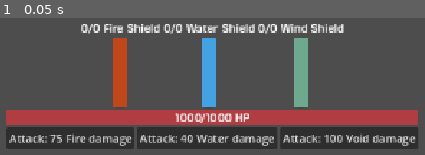
Above: before the commit, frame 1.
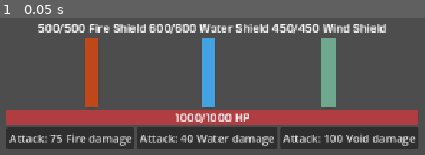
Above: after the commit, the same moment.

Repository: Hazarral/goodnight-Lerax-xathos
Game: Godot game, scene res://canvas_layer.tscn
The game is run twice, just before and just after one commit, with the same random seed, the same clock (stepped at 60 frames per second) and the same inputs.
Inputs:
- Up to frame 1 (0.05 s): no input

The runs differ from the first frame. In frame 1, 11% of the frame differs, in the area x 8-91%, y 4-65%.
Error before the commit: Invalid assignment of property or key 'max_value' with value of type 'int' on a base object of type 'null instance'. (res://test.gd:53)

Commit message:
I will fix entity

Diff:
--- a/canvas_layer.tscn
+++ b/canvas_layer.tscn
@@ -34,14 +34,17 @@
 
 [node name="FireShield" parent="VBoxContainer/Shields" unique_id=1984936909 instance=ExtResource("2_mx0kw")]
 layout_mode = 2
+shield_max_value = 500
 
 [node name="WaterShield" parent="VBoxContainer/Shields" unique_id=63942217 instance=ExtResource("2_mx0kw")]
 layout_mode = 2
 damage_type = 1
+shield_max_value = 600
 
 [node name="WindShield" parent="VBoxContainer/Shields" unique_id=214922995 instance=ExtResource("2_mx0kw")]
 layout_mode = 2
 damage_type = 2
+shield_max_value = 450
 
 [node name="HPBar" type="ProgressBar" parent="VBoxContainer" unique_id=598835160]
 custom_minimum_size = Vector2(100, 20)
--- a/system/entity_template.gd
+++ b/system/entity_template.gd
@@ -12,5 +12,4 @@
 
 @export var max_hp : int
 
-
 @export var max_shields : PackedInt64Array
--- a/system/ui/shield_group.gd
+++ b/system/ui/shield_group.gd
@@ -13,30 +13,20 @@
 
 func _ready() -> void:
 	setup_shield()
-	update_shield_bar()
+	update_shield_bar(shield_max_value)
 
 func setup_shield() -> void:
 	shield_bar.max_value = shield_max_value
 	shield_current_value = shield_max_value
+	shield_bar.value = shield_max_value
 
 	var new_style = StyleBoxFlat.new()
 	new_style.bg_color = Color(DamageAndDoT.get_damage_color_hex(damage_type))
 	shield_bar.add_theme_stylebox_override("fill", new_style)
 
-func damage(incoming_damage : int) -> int:
-	var damage_to_shield : int = mini(shield_current_value, incoming_damage)
-	if damage_to_shield > 0 and shield_current_value <= 0:
-		print("%s shield broken!" % DamageAndDoT.get_damage_type_name(damage_type))
-
-	shield_current_value -= damage_to_shield
-	update_shield_bar()
-
-	# Return the leftover so the caller can apply it to HP
-	return incoming_damage - damage_to_shield
-
 func is_breached() -> bool:
 	return shield_current_value <= 0
 
-func update_shield_bar() -> void:
+func update_shield_bar(new_value : int) -> void:
 	shield_label.text = SHIELD_LABEL_TEXT % [shield_bar.value, shield_bar.max_value, DamageAndDoT.get_damage_type_name(damage_type)]
-	shield_bar.value = shield_current_value
+	shield_bar.value = new_value
--- a/test.gd
+++ b/test.gd
@@ -1,20 +1,6 @@
 extends CanvasLayer
 
 ## Shields
-@onready var fire_shield_label := $VBoxContainer/Shields/FireGroup/FireShieldLabel
-@onready var fire_shield_bar := $VBoxContainer/Shields/FireGroup/FireShield
-@export var max_fire_shield := 500
-@export var current_fire_shield := max_fire_shield
-
-@onready var water_shield_label := $VBoxContainer/Shields/WaterGroup/WaterShieldLabel
-@onready var water_shield_bar := $VBoxContainer/Shields/WaterGroup/WaterShield
-@export var max_water_shield := 700
-@export var current_water_shield := max_water_shield
-
-@onready var wind_shield_label := $VBoxContainer/Shields/WindGroup/WindShieldLabel
-@onready var wind_shield_bar := $VBoxContainer/Shields/WindGroup/WindShield
-@export var max_wind_shield := 1000
-@export var current_wind_shield := max_wind_shield
 
 ## HP
 @onready var hp_bar := $VBoxContainer/HPBar
@@ -39,20 +25,11 @@
 const HP_LABEL_TEXT := "%d/%d HP"
 
 func _ready() -> void:
-	setup_shield_and_hp()
-
-	update_shield_bar(DamageAndDoT.DamageType.FIRE)
-	update_shield_bar(DamageAndDoT.DamageType.WATER)
 	update_hp_bar()
 
 	fire_attack_button.text = "Attack: %d Fire damage" % fire_damage
 	water_attack_button.text = "Attack: %d Water damage" % water_damage
 	void_attack_button.text = "Attack: %d Void damage" % void_damage
-
-func setup_shield_and_hp() -> void:
-	fire_shield_bar.max_value = max_fire_shield
-	water_shield_bar.max_value = max_water_shield
-	hp_bar.max_value = max_hp
 
 func update_hp_bar() -> void:
 	if is_dead:
@@ -62,34 +39,6 @@
 
 	hp_label.text = HP_LABEL_TEXT % [current_hp, max_hp]
 	hp_bar.value = current_hp
-
-func update_shield_bar(damage_type : DamageAndDoT.DamageType) -> void:
-	if is_dead:
-		print("Target already dead! Shield is of no use.")
-		return
-
-	match damage_type:
-		DamageAndDoT.DamageType.FIRE:
-			fire_shield_label.text = FIRE_SHIELD_TEXT % [current_fire_shield, max_fire_shield]
-			fire_shield_bar.value = current_fire_shield
-		DamageAndDoT.DamageType.WATER:
-			water_shield_label.text = WATER_SHIELD_TEXT % [current_water_shield, max_water_shield]
-			water_shield_bar.value = current_water_shield
-		_:
-			print("Other damage not implemented!")
-			return
-
-func is_breached() -> bool:
-	print("This is a mockup Breached detection")
-	if current_fire_shield <= 0:
-		print("Fire shield breached")
-	if current_water_shield <= 0:
-		print("Water shield breached")
-
-	return current_fire_shield <= 0 or current_water_shield <= 0
-
-func has_no_shield() -> bool:
-	return max_fire_shield <= 0 and max_water_shield <= 0
 
 func damage_hp(damage_to_hp : int) -> void:
 	current_hp = maxi(0, current_hp - damage_to_hp)
@@ -103,37 +52,8 @@
 	if is_dead:
 		print("Target already dead! You can absorb them instead.")
 		return
-	## 0. Void special case
-	if damage_type == DamageAndDoT.DamageType.VOID and (is_breached() or has_no_shield()):
-		print("A Shield breached for the Void!")
-		damage_hp(incoming_damage)
-		return
 
-	## 1. Hit the shield first
-	var damage_to_shield : int = 0
-	match damage_type:
-		DamageAndDoT.DamageType.FIRE:
-			damage_to_shield = mini(current_fire_shield, incoming_damage)
-			if damage_to_shield > 0 and current_fire_shield <= 0:
-				print("Fire shield broken!")
-
-			current_fire_shield -= damage_to_shield
-			update_shield_bar(DamageAndDoT.DamageType.FIRE)
-		DamageAndDoT.DamageType.WATER:
-			damage_to_shield = mini(current_water_shield, incoming_damage)
-			if damage_to_shield > 0 and current_water_shield <= 0:
-				print("Water shield broken!")
-
-			current_water_shield -= damage_to_shield
-			update_shield_bar(DamageAndDoT.DamageType.WATER)
-		_:
-			print("Other damage not implemented!")
-			return
-
-	## 2. The surplus will go into HP
-	# This is guaranteed to be non-negative
-	var damage_to_hp := incoming_damage - damage_to_shield
-	damage_hp(damage_to_hp)
+	print("Damage function not implemented")
 
 func _on_fire_attack_pressed() -> void:
 	damage(DamageAndDoT.DamageType.FIRE, fire_damage)
